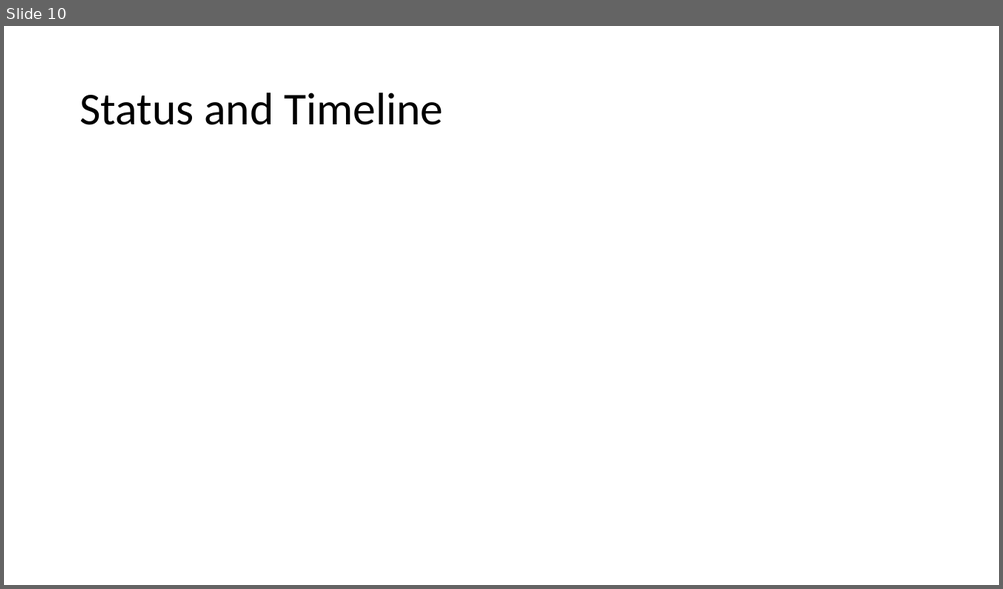
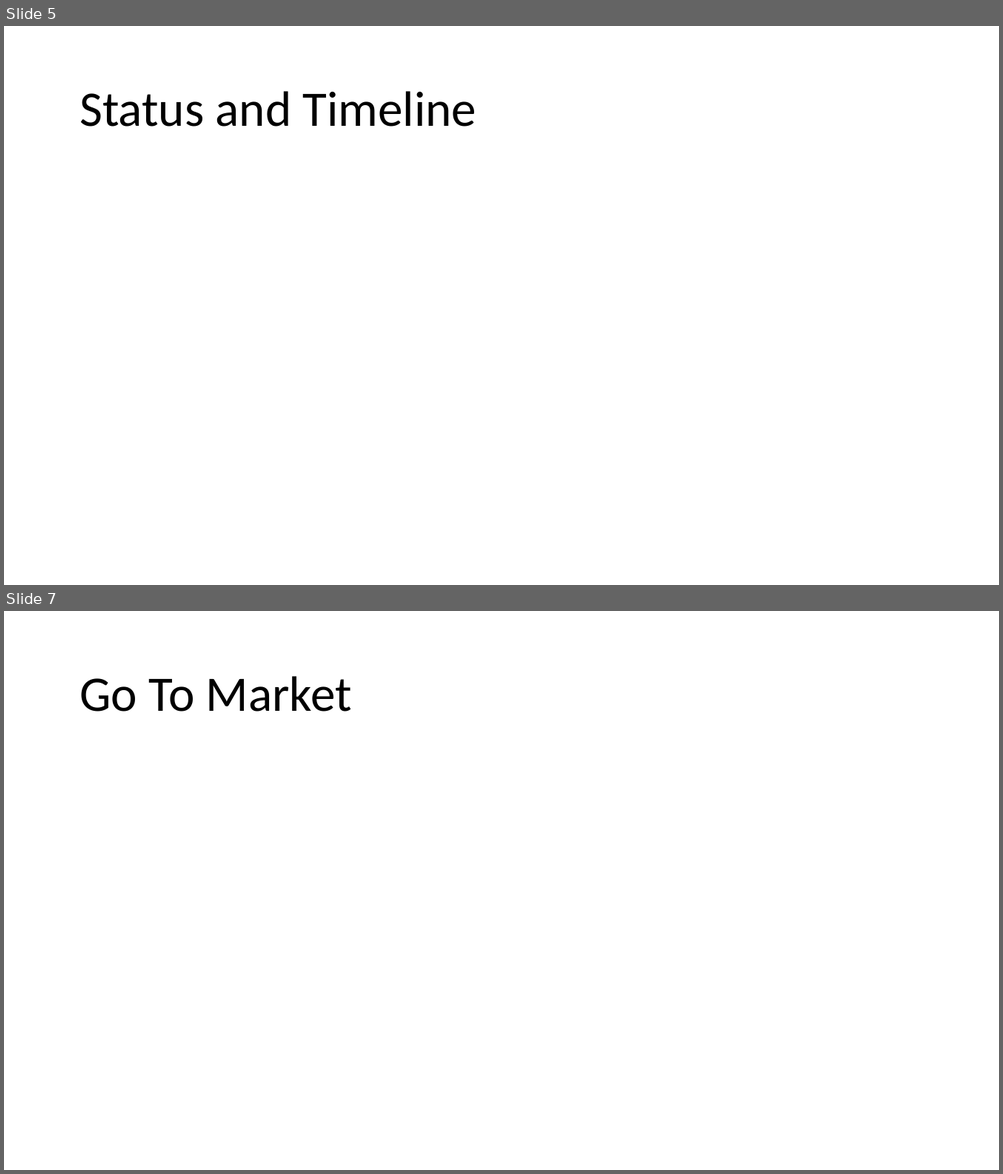
Before and after one commit to tarekayna/referengine, a slide deck: Documents/Investors/NWEN-FirstLook-2013-03.pptx. Shown one above the other, each under a label of ours: slide 10 before the commit, slides 5 and 7 after it; the slides between them are not shown. The pictures are 1003x589 and 1003x1174 pixels, drawn with LibreOffice and Linux fonts; fonts in the diff are those of the drawing. Boxes give left, top, right and bottom in pixels: in the first picture for what was removed or moved away, otherwise in the second. Text is boxed around its words. In the diff, an @@ line names an element or a change of style, - is before the commit and + after.

```diff
--- a/Documents/Investors/NWEN-FirstLook-2013-03.pptx
+++ b/Documents/Investors/NWEN-FirstLook-2013-03.pptx
@@ slide 7 added at [4,611,999,1170], background #FFFFFF @@
@@ title added at [79,676,352,712], 48 pt, text #000000 @@
+Go To Market
@@ what was slide 10 is now slide 5 @@
@@ slide 5 changed as well @@
@@ title "Status and Timeline" at [79,91,477,127]: size 44 to 48 pt @@
```
Also in this commit, not shown: 7 other slides changed, 1 other slide added, 3 slides removed.
